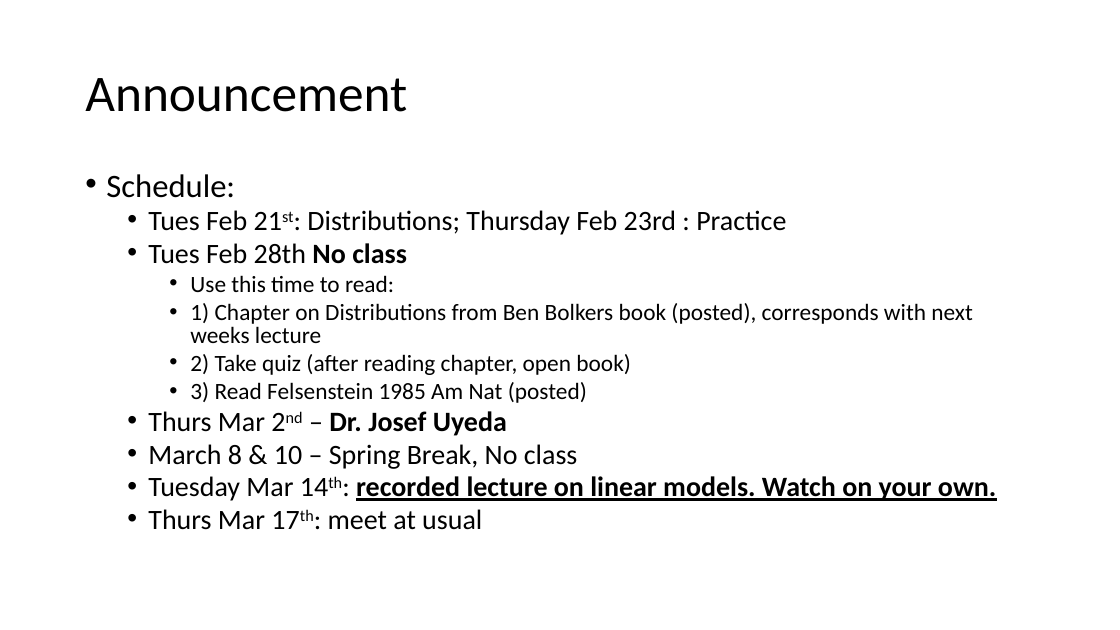
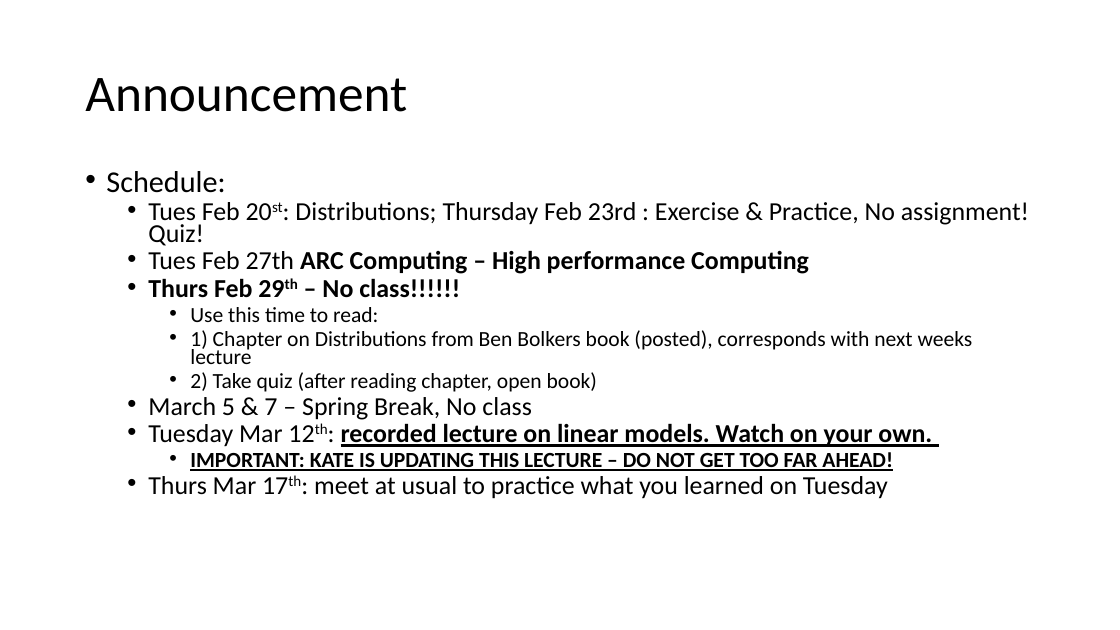
Before and after one commit to VTQuantMethodsEEB/klangwig, a slide deck: slide 2 of lectures/week_5_tests/le_5_tests.pptx. Drawn at 1120x630 pixels with LibreOffice and Linux fonts; fonts in the diff are those of the drawing. Boxes give left, top, right and bottom in pixels: in the first picture for what was removed or moved away, otherwise in the second. Text is boxed around its words. In the diff, an @@ line names an element or a change of style, - is before the commit and + after.

```diff
--- a/lectures/week_5_tests/le_5_tests.pptx
+++ b/lectures/week_5_tests/le_5_tests.pptx
@@ text at <box>106,171,973,392</box>: size 28 to 25.9 pt in "Schedule:"; size 20 to 18.5 pt in "Use this time to read:", "1) Chapter on Distributions from Ben Bolkers ...", "2) Take quiz (after reading chapter, open ..."; line spacing 0.8 to 0.7 @@
@@ text at <box>148,202,1029,298</box>: text changed; size 24 to 22.2 pt @@
-  • Tues Feb 21st: Distributions; Thursday Feb 23rd : Practice
-  • Tues Feb 28th No class
+  • Tues Feb 20st: Distributions; Thursday Feb 23rd : Exercise & Practice, No assignment! Quiz!
+  • Tues Feb 27th ARC Computing – High performance Computing
+  • Thurs Feb 29th – No class!!!!!!
@@ text at <box>148,397,932,499</box>: text changed; size 24 to 22.2 pt; bold on @@
-    • 3) Read Felsenstein 1985 Am Nat (posted)
-  • Thurs Mar 2nd – Dr. Josef Uyeda
-  • March 8 & 10 – Spring Break, No class
-  • Tuesday Mar 14th: recorded lecture on linear models. Watch on your own.
-  • Thurs Mar 17th: meet at usual
+  • March 5 & 7 – Spring Break, No class
+  • Tuesday Mar 12th: recorded lecture on linear models. Watch on your own.
+    • IMPORTANT: KATE IS UPDATING THIS LECTURE – DO NOT GET TOO FAR AHEAD!
+  • Thurs Mar 17th: meet at usual to practice what you learned on Tuesday
```
Also in this commit, not shown: 6 other files.
